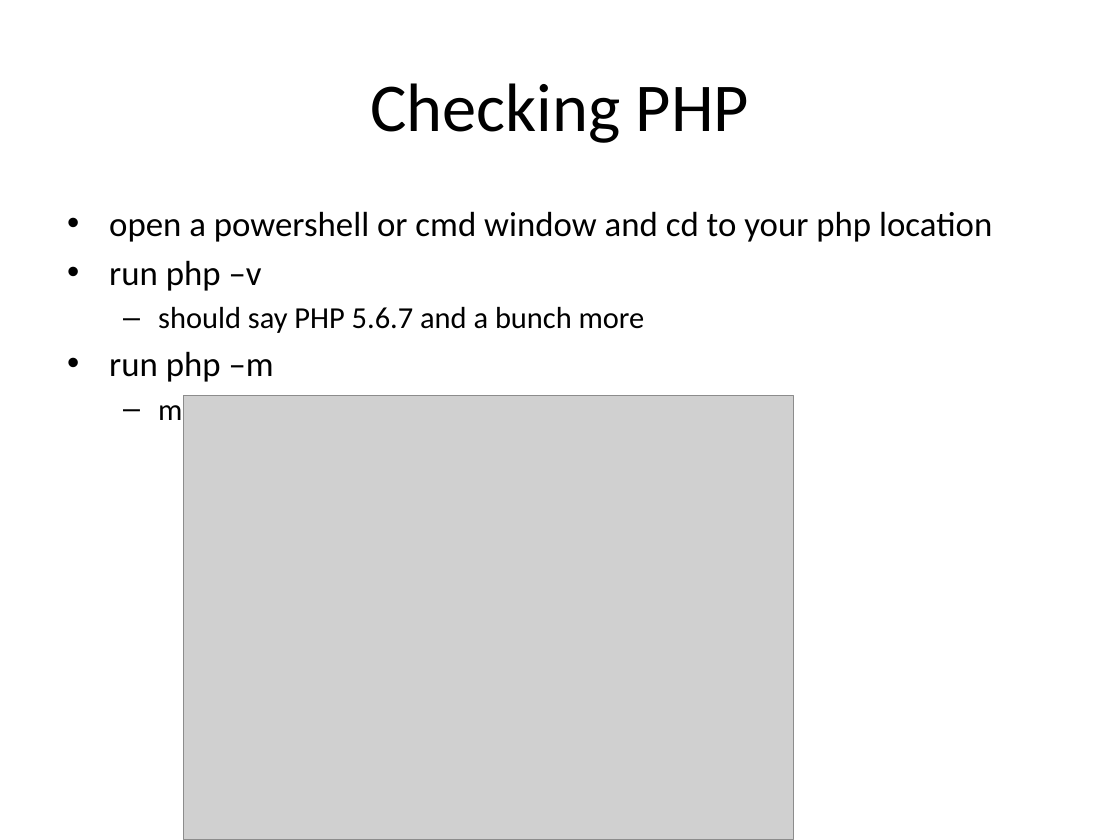
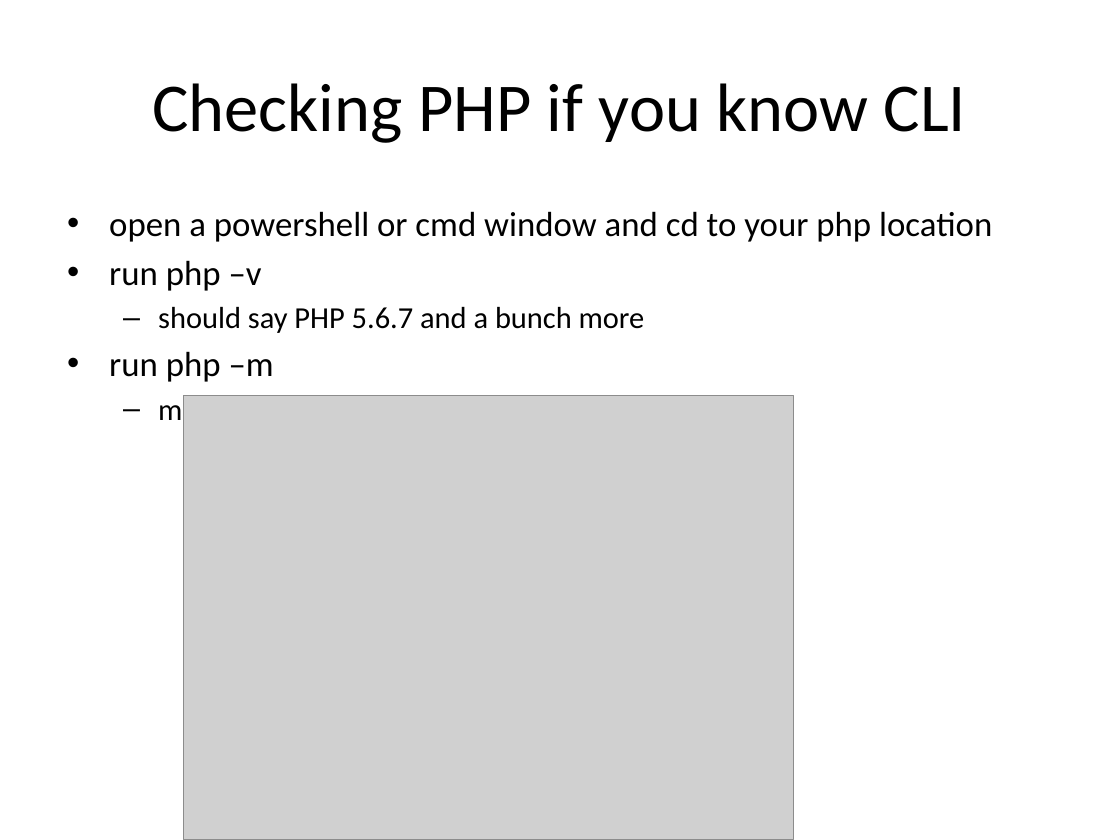
Before and after one commit to PHPEmbark/curriculum, a slide deck: slide 15 of course/0 - Setup/Setup.pptx (slide 13 before the commit). Drawn at 1120x840 pixels with LibreOffice and Linux fonts; fonts in the diff are those of the drawing; grey boxes stand for pictures. Boxes give left, top, right and bottom in pixels: in the first picture for what was removed or moved away, otherwise in the second. Text is boxed around its words. In the diff, an @@ line names an element or a change of style, - is before the commit and + after.

```diff
--- a/course/0 - Setup/Setup.pptx
+++ b/course/0 - Setup/Setup.pptx
@@ title at [152,83,966,143]: text changed @@
-Checking PHP
+Checking PHP if you know CLI
```
Also in this commit, not shown: 6 other slides changed, 6 slides added, 2 slides removed, 2 other files.
